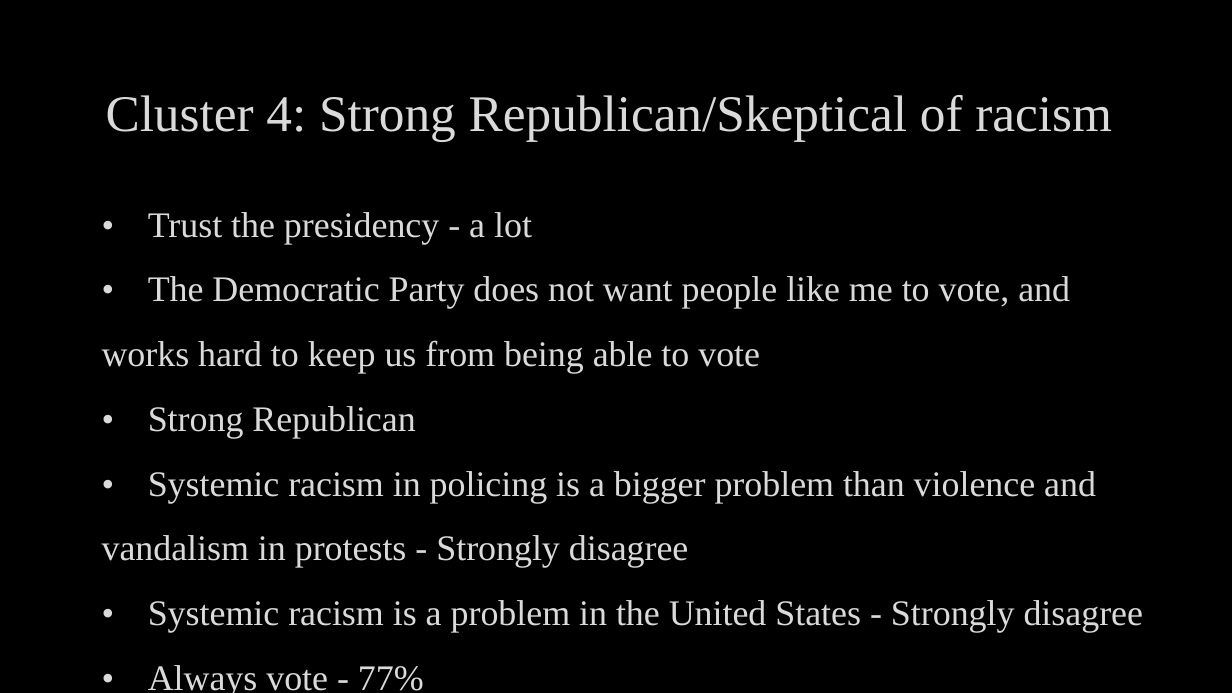
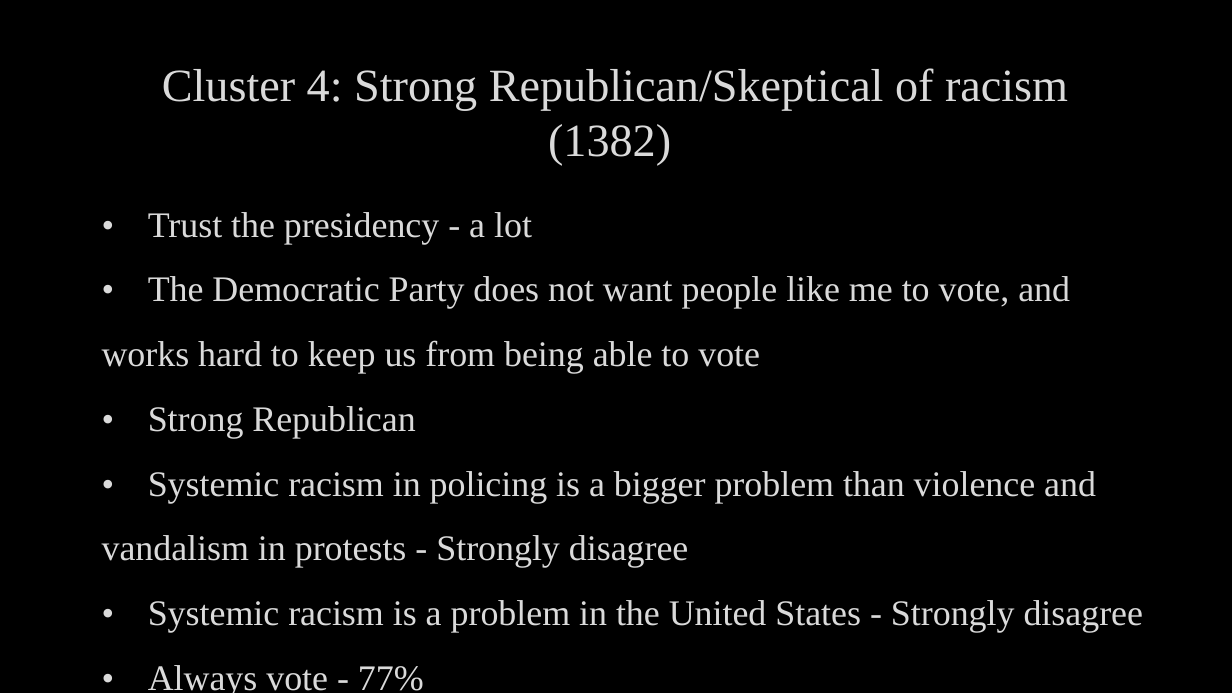
Before and after one commit to drewb8419/nonvoters, a slide deck: slide 17 of Final_Report/Capstone_nonvoters_presentation.pptx (slide 13 before the commit). Drawn at 1232x693 pixels with LibreOffice and Linux fonts; fonts in the diff are those of the drawing; background and template pictures are left out. Boxes give left, top, right and bottom in pixels: in the first picture for what was removed or moved away, otherwise in the second. Text is boxed around its words. In the diff, an @@ line names an element or a change of style, - is before the commit and + after.

```diff
--- a/Final_Report/Capstone_nonvoters_presentation.pptx
+++ b/Final_Report/Capstone_nonvoters_presentation.pptx
@@ title at (162,68,1068,166): text changed; size 40 to 36 pt @@
-Cluster 4: Strong Republican/Skeptical of racism
+Cluster 4: Strong Republican/Skeptical of racism (1382)
```
Also in this commit, not shown: 8 other slides changed, 9 slides added, 2 slides removed.
